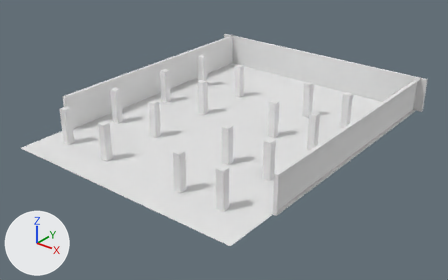
The glTF model assets/spooky_level/spooky_level.gltf, before and after one commit.
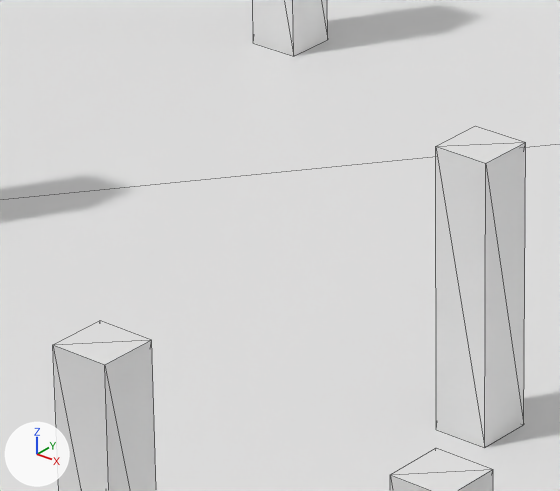
Old and new are each drawn whole from a 50 mm lens placed at (195.8, -211.2, 146.1), pointed at (1.3, 31.9, -4.7) and again close up on the part from 37% to 53% of the width and 39% to 61% of the height. The axes (+X, +Y, +Z) are drawn at lower left. The lights are the same throughout. The close-ups show mesh edges as thin lines. Where no turn or scale is listed for an object, it has been applied to the vertices.

Before the edit, the objects in view are built like this:
```python
me_cube_001 = bpy.data.meshes.new('Cube.001')
me_cube_001.from_pydata(...)  # a box spanning x -2.0..2.0, y -2.0..2.0, z 0.0..20.0
me_cube_001.materials.append(mat_material_001)  # its picture is missing
me_plane = bpy.data.meshes.new('Plane')
me_plane.from_pydata([(-70.0, -50.0, 0.0), (70.0, -50.0, 0.0), (-70.0, 130.0, 0.0), (70.0, 130.0, 0.0)], [], [(0, 1, 3), (0, 3, 2)])
me_plane.materials.append(mat_ground_tex)  # its picture is missing
ob_cube_011 = bpy.data.objects.new('Cube.011', me_cube_001)
ob_cube_011.parent = ob_scene
ob_cube_011.location = (25.0, -30.0, 0.0)
ob_cube_012 = bpy.data.objects.new('Cube.012', me_cube_001)
ob_cube_012.parent = ob_scene
ob_cube_012.location = (50.0, -30.0, 0.0)
ob_gorund_plane = bpy.data.objects.new('gorund plane', me_plane)
ob_gorund_plane.location = (0.0, 0.0, 0.0)
# also in view: 'Cube.001' at (25.0, 5.0, 10.0); 'Cube.008' at (-25.0, 45.0, 10.0)
```
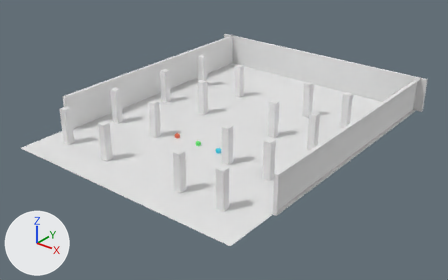
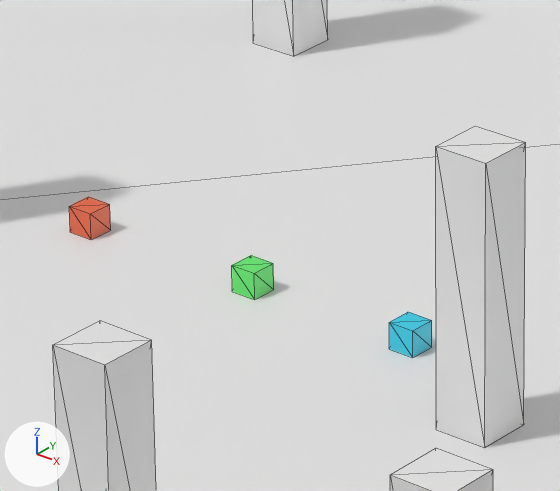
Pixel boxes [x1, y1, x2, y2] of what changed, in the close-ups (560 x 491 px):
'uzi_ammo_spawn', added (cyan)
    after: [389, 312, 432, 358]
'shotgun_ammo_spawn', added (green)
    after: [232, 255, 274, 300]
'ar15_ammo_spawn', added
    after: [69, 197, 111, 240]

Patch to the scene script:
```diff
--- a/assets/spooky_level/spooky_level.gltf.py
+++ b/assets/spooky_level/spooky_level.gltf.py
@@ mat_uzi_ammo @@
+mat_uzi_ammo = principled_material('uzi ammo')
+mat_uzi_ammo.base_color = (0.0322, 0.607, 0.8)  # cyan #32cce7
@@ mat_shotgun_ammo @@
+mat_shotgun_ammo = principled_material('shotgun ammo')
+mat_shotgun_ammo.base_color = (0.124, 0.8, 0.158)  # green #63e76f
@@ mat_ar15_ammo @@
+mat_ar15_ammo = principled_material('ar15 ammo')
+mat_ar15_ammo.base_color = (0.8, 0.134, 0.0556)  # orange #e76643
@@ me_uzi @@
+me_uzi.from_pydata(...)  # a box spanning x -1.0..1.0, y -1.0..1.0, z 0.0..2.0
+me_uzi.materials.append(mat_uzi_ammo)  # cyan #32cce7
@@ me_shotgun_ammo @@
+me_shotgun_ammo.from_pydata(...)  # a box spanning x -1.0..1.0, y -1.0..1.0, z 0.0..2.0
+me_shotgun_ammo.materials.append(mat_shotgun_ammo)  # green #63e76f
@@ me_ammo_spawn @@
+me_ammo_spawn.from_pydata(...)  # a box spanning x -1.0..1.0, y -1.0..1.0, z 0.0..2.0
+me_ammo_spawn.materials.append(mat_ar15_ammo)  # orange #e76643
@@ ob_uzi_ammo_spawn @@
+ob_uzi_ammo_spawn = bpy.data.objects.new('uzi_ammo_spawn', me_uzi)
+ob_uzi_ammo_spawn.location = (14.46, 10.92, 0.0)
@@ ob_shotgun_ammo_spawn @@
+ob_shotgun_ammo_spawn = bpy.data.objects.new('shotgun_ammo_spawn', me_shotgun_ammo)
+ob_shotgun_ammo_spawn.location = (0.65, 10.92, 0.0)
@@ ob_ar15_ammo_spawn @@
+ob_ar15_ammo_spawn = bpy.data.objects.new('ar15_ammo_spawn', me_ammo_spawn)
+ob_ar15_ammo_spawn.location = (-14.33, 10.92, 0.0)
```
